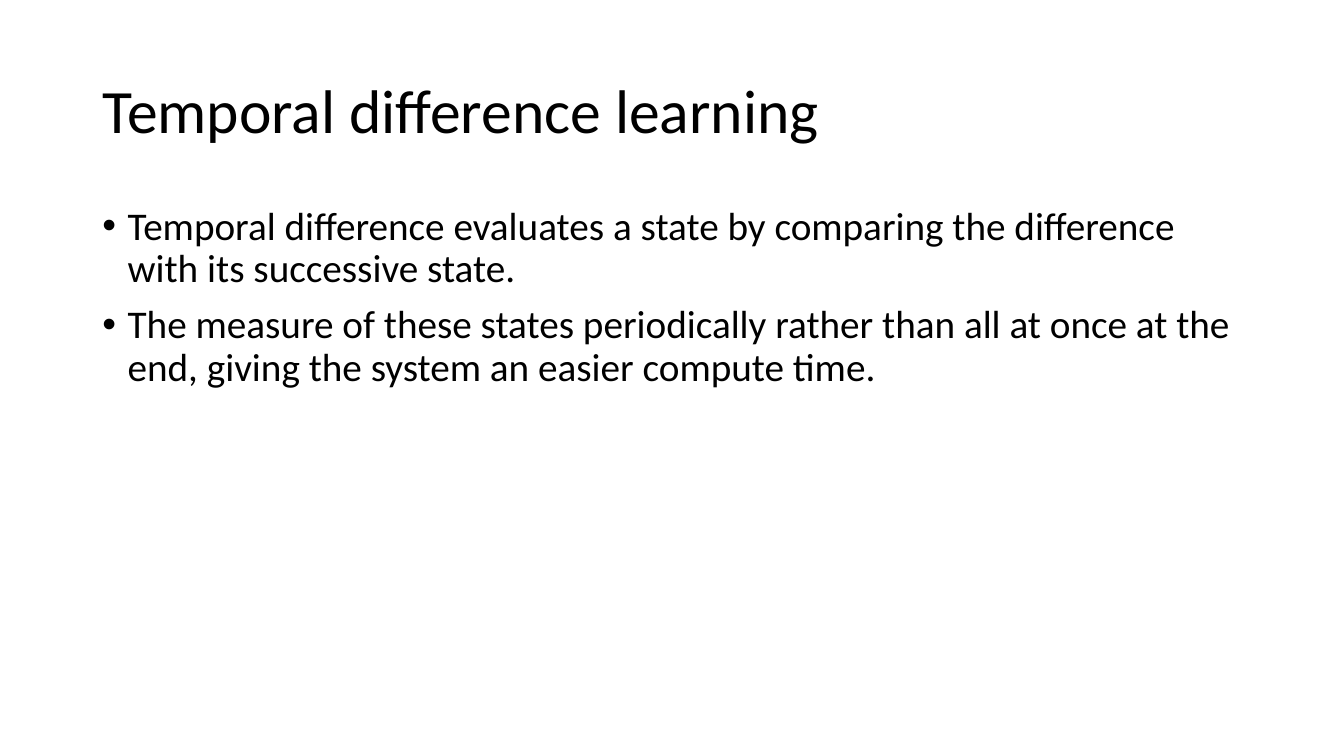
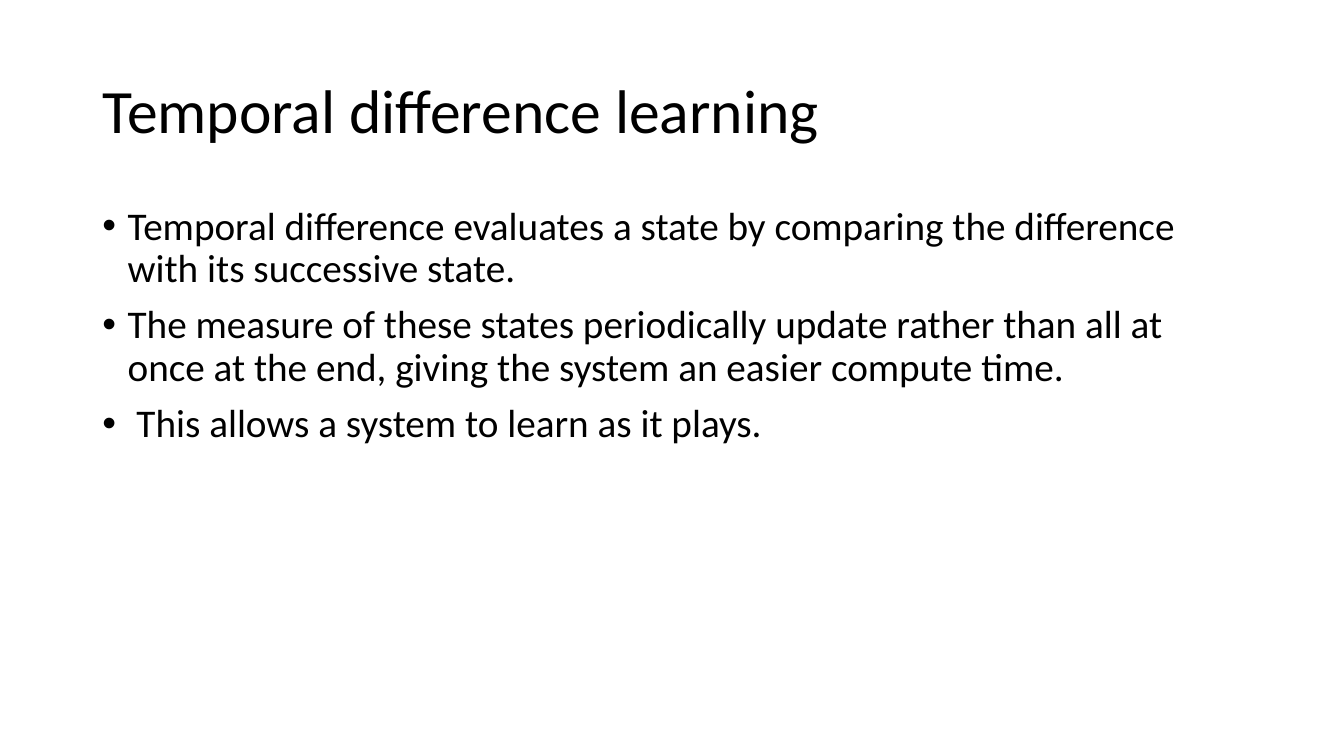
Before and after one commit to eoghan96/Reinforcement-Learning-with-Games, a slide deck: slide 6 of Documents/Presentation Slides.pptm (slide 5 before the commit). Drawn at 1344x756 pixels with LibreOffice and Linux fonts; fonts in the diff are those of the drawing. Boxes give left, top, right and bottom in pixels: in the first picture for what was removed or moved away, otherwise in the second. Text is boxed around its words. In the diff, an @@ line names an element or a change of style, - is before the commit and + after.

```diff
--- a/Documents/Presentation Slides.pptm
+++ b/Documents/Presentation Slides.pptm
@@ text at box(128, 310, 1162, 444): text changed @@
-• The measure of these states periodically rather than all at once at the end, giving the system an easier compute time.
+• The measure of these states periodically update rather than all at once at the end, giving the system an easier compute time.
+• This allows a system to learn as it plays.
```
Also in this commit, not shown: 5 other slides changed, 1 slide added.
